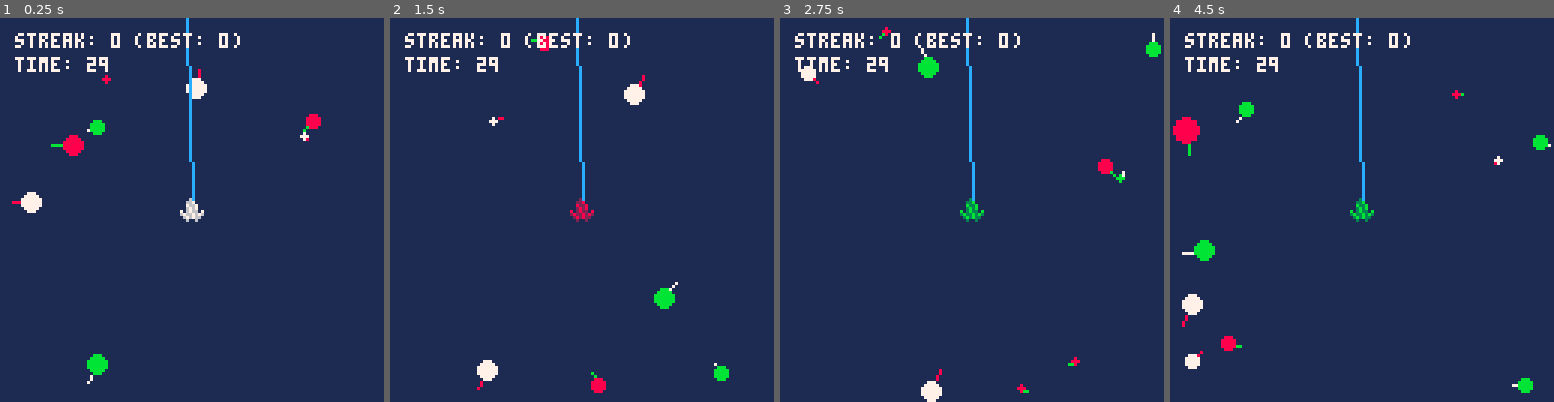
Above: before the commit, frames 1-4 (left to right).
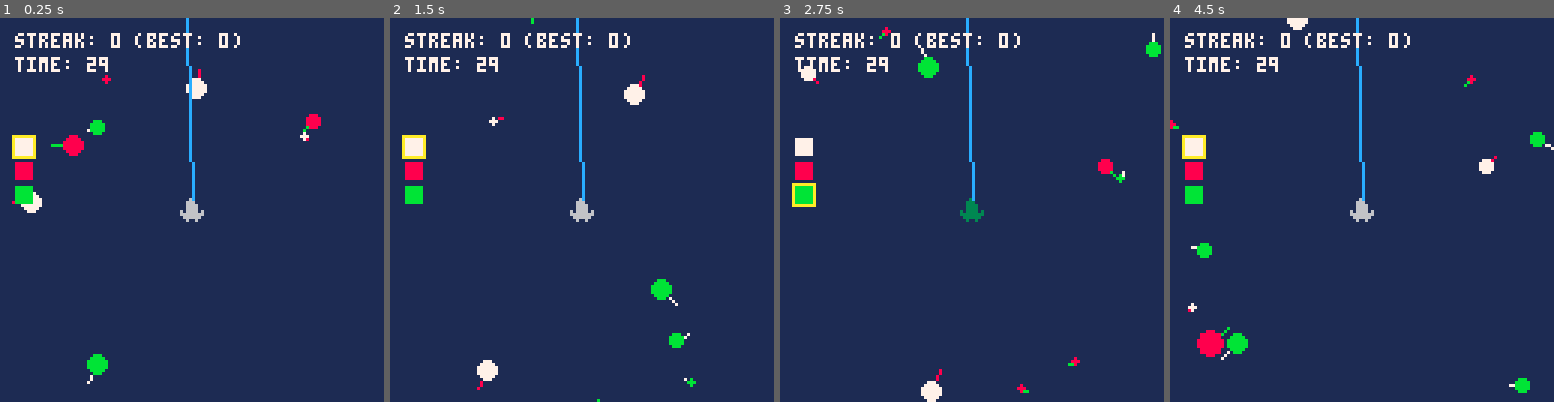
Above: after the commit, the same moments.

Repository: millwardesque/pico-fish-v2
Game: PICO-8 cartridge fish2.p8
Two runs of this game, one before a commit and one after it. Both use one fixed random seed, a clock stepped at 60 frames per second and the inputs below.
Inputs:
- Up to frame 1 (0.25 s): no input
- Up to frame 2 (1.5 s): tap O (Z key) at 0.7 s
- Up to frame 3 (2.75 s): hold Right 1.6-2.1 s; tap O (Z key) at 1.7, 2.1, 2.5 s; hold Up 2.15-2.42 s; hold Right from 2.47 s (still down)
- Up to frame 4 (4.5 s): tap O (Z key) every 0.4 s from 2.9 to 4.1 s; release Right at 3.03 s; hold Left 3.08-3.58 s; hold Down 3.63-3.97 s; hold Right from 4.02 s (still down)

The runs differ from the first frame. In frame 1, 0.9% of the frame differs, in the area x 3-54%, y 30-53%; in frame 2, 1.9%; in frame 3, 0.9%; in frame 4, 3.2%, in the area x 0-100%, y 0-98%.

Commit message:
Added UI for lure selector.

Diff:
--- a/fish2.p8
+++ b/fish2.p8
@@ -496,7 +496,7 @@
         l.is_pulsing = false
 
         renderer.attach(l, 1)
-        l.renderable.palette = {0,1,2,3,4,dark_pal[l.colour],l.colour,7,8,9,10,11,12,13,14,15}
+        l.renderable.palette = {0,1,2,3,4,dark_pal[l.colour],dark_pal[l.colour],7,8,9,10,11,12,13,14,15}
 
         l.renderable.render = function(r, x, y)
             line(62, 0, x, y, 12)
@@ -508,13 +508,13 @@
             if self.is_pulsing then
                 self.pulse_timer -= 1
                 if self.pulse_timer == 0 then
-                    self.renderable.palette = {0,1,2,3,4,dark_pal[self.colour],self.colour,7,8,9,10,11,12,13,14,15}
+                    self.renderable.palette = {0,1,2,3,4,dark_pal[self.colour],dark_pal[self.colour],7,8,9,10,11,12,13,14,15}
                     self.is_pulsing = false
                 end
             else
                 self.pulse_timer += 1
                 if self.pulse_timer == self.pulse_wait then
-                    self.renderable.palette = {0,1,2,3,4,self.colour,self.colour,7,8,9,10,11,12,13,14,15}
+                    self.renderable.palette = {0,1,2,3,4,dark_pal[self.colour],self.colour,7,8,9,10,11,12,13,14,15}
                     self.is_pulsing = true
                 end
             end
@@ -581,7 +581,7 @@
     add(scene, new_fish)
 end
 
-function next_lure()
+function prev_lure()
     if active_lure_index == nil or active_lure_index == #available_lures then
         active_lure_index = 1
     elseif active_lure_index < #available_lures then
@@ -591,7 +591,7 @@
     set_active_lure(available_lures[active_lure_index])
 end
 
-function prev_lure()
+function next_lure()
     if active_lure_index == nil or active_lure_index == 1 then
         active_lure_index = #available_lures
     elseif active_lure_index > 1 then
@@ -679,6 +679,7 @@
     add(available_lures, lure.mk('lure-8', 64, 64, 8))
     add(available_lures, lure.mk('lure-11', 64, 64, 11))
     next_lure()
+    prev_lure()
 
     good_catch_count = 0
     bad_catch_count = 0
@@ -767,6 +768,16 @@
     background = nil
     renderer.render(cam, scene, background)
 
+    -- Lure selector
+    local lure_y = 40
+    for l in all(available_lures) do
+        if l == active_lure then
+            rect(4, lure_y - 1, 11, lure_y + 5 + 1, 10)
+        end
+        rectfill(5, lure_y, 10, lure_y + 5, l.colour)
+        lure_y += 8
+    end
+
     log.render()
 end
 __gfx__
--- a/game.lua
+++ b/game.lua
@@ -43,7 +43,7 @@
     add(scene, new_fish)
 end
 
-function next_lure()
+function prev_lure()
     if active_lure_index == nil or active_lure_index == #available_lures then
         active_lure_index = 1
     elseif active_lure_index < #available_lures then
@@ -53,7 +53,7 @@
     set_active_lure(available_lures[active_lure_index])
 end
 
-function prev_lure()
+function next_lure()
     if active_lure_index == nil or active_lure_index == 1 then
         active_lure_index = #available_lures
     elseif active_lure_index > 1 then
@@ -141,6 +141,7 @@
     add(available_lures, lure.mk('lure-8', 64, 64, 8))
     add(available_lures, lure.mk('lure-11', 64, 64, 11))
     next_lure()
+    prev_lure()
 
     good_catch_count = 0
     bad_catch_count = 0
@@ -229,5 +230,15 @@
     background = nil
     renderer.render(cam, scene, background)
 
+    -- Lure selector
+    local lure_y = 40
+    for l in all(available_lures) do
+        if l == active_lure then
+            rect(4, lure_y - 1, 11, lure_y + 5 + 1, 10)
+        end
+        rectfill(5, lure_y, 10, lure_y + 5, l.colour)
+        lure_y += 8
+    end
+
     log.render()
 end
--- a/src/lure.lua
+++ b/src/lure.lua
@@ -12,7 +12,7 @@
         l.is_pulsing = false
 
         renderer.attach(l, 1)
-        l.renderable.palette = {0,1,2,3,4,dark_pal[l.colour],l.colour,7,8,9,10,11,12,13,14,15}
+        l.renderable.palette = {0,1,2,3,4,dark_pal[l.colour],dark_pal[l.colour],7,8,9,10,11,12,13,14,15}
 
         l.renderable.render = function(r, x, y)
             line(62, 0, x, y, 12)
@@ -24,13 +24,13 @@
             if self.is_pulsing then
                 self.pulse_timer -= 1
                 if self.pulse_timer == 0 then
-                    self.renderable.palette = {0,1,2,3,4,dark_pal[self.colour],self.colour,7,8,9,10,11,12,13,14,15}
+                    self.renderable.palette = {0,1,2,3,4,dark_pal[self.colour],dark_pal[self.colour],7,8,9,10,11,12,13,14,15}
                     self.is_pulsing = false
                 end
             else
                 self.pulse_timer += 1
                 if self.pulse_timer == self.pulse_wait then
-                    self.renderable.palette = {0,1,2,3,4,self.colour,self.colour,7,8,9,10,11,12,13,14,15}
+                    self.renderable.palette = {0,1,2,3,4,dark_pal[self.colour],self.colour,7,8,9,10,11,12,13,14,15}
                     self.is_pulsing = true
                 end
             end
Not shown, changed: debug.log.p8l
